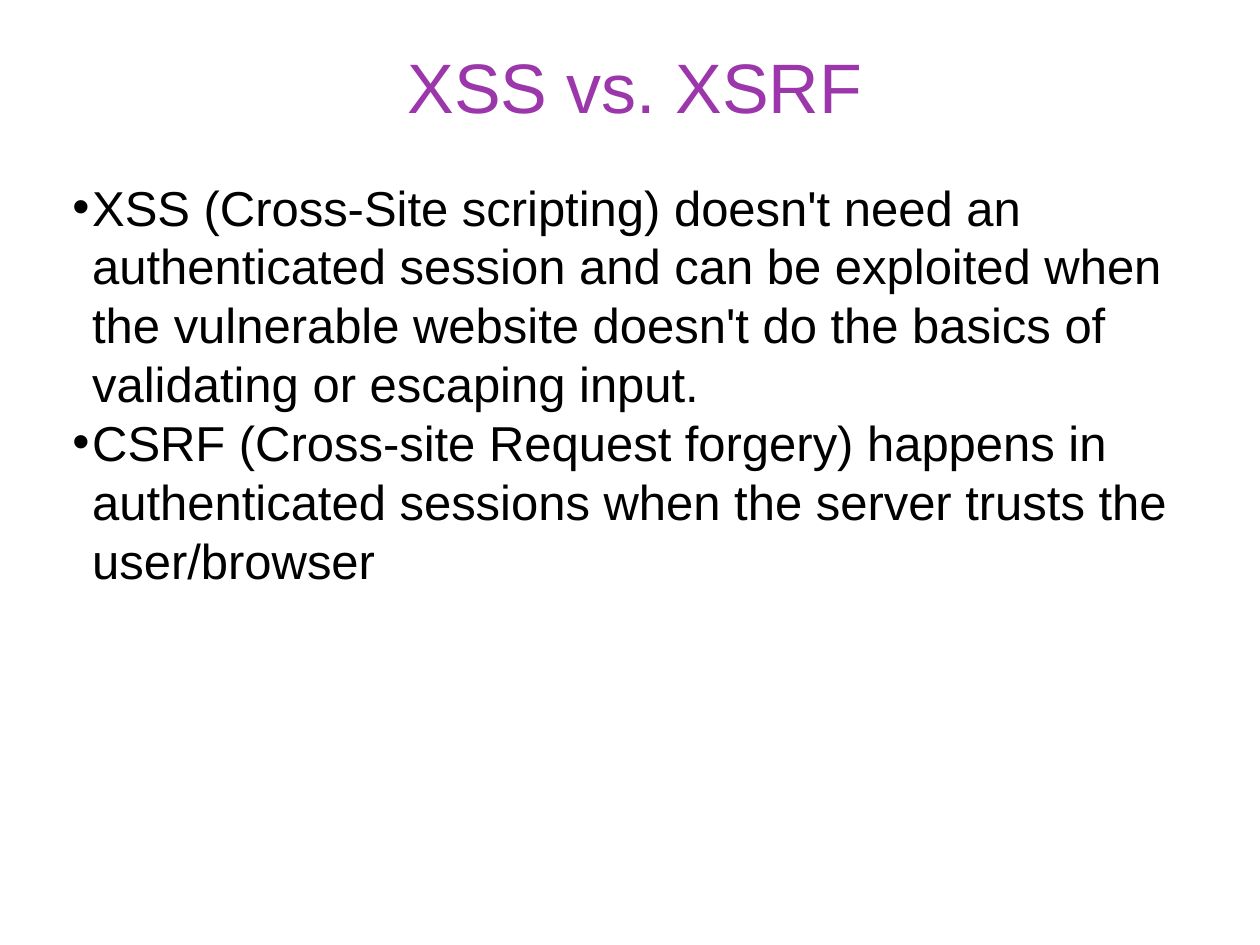
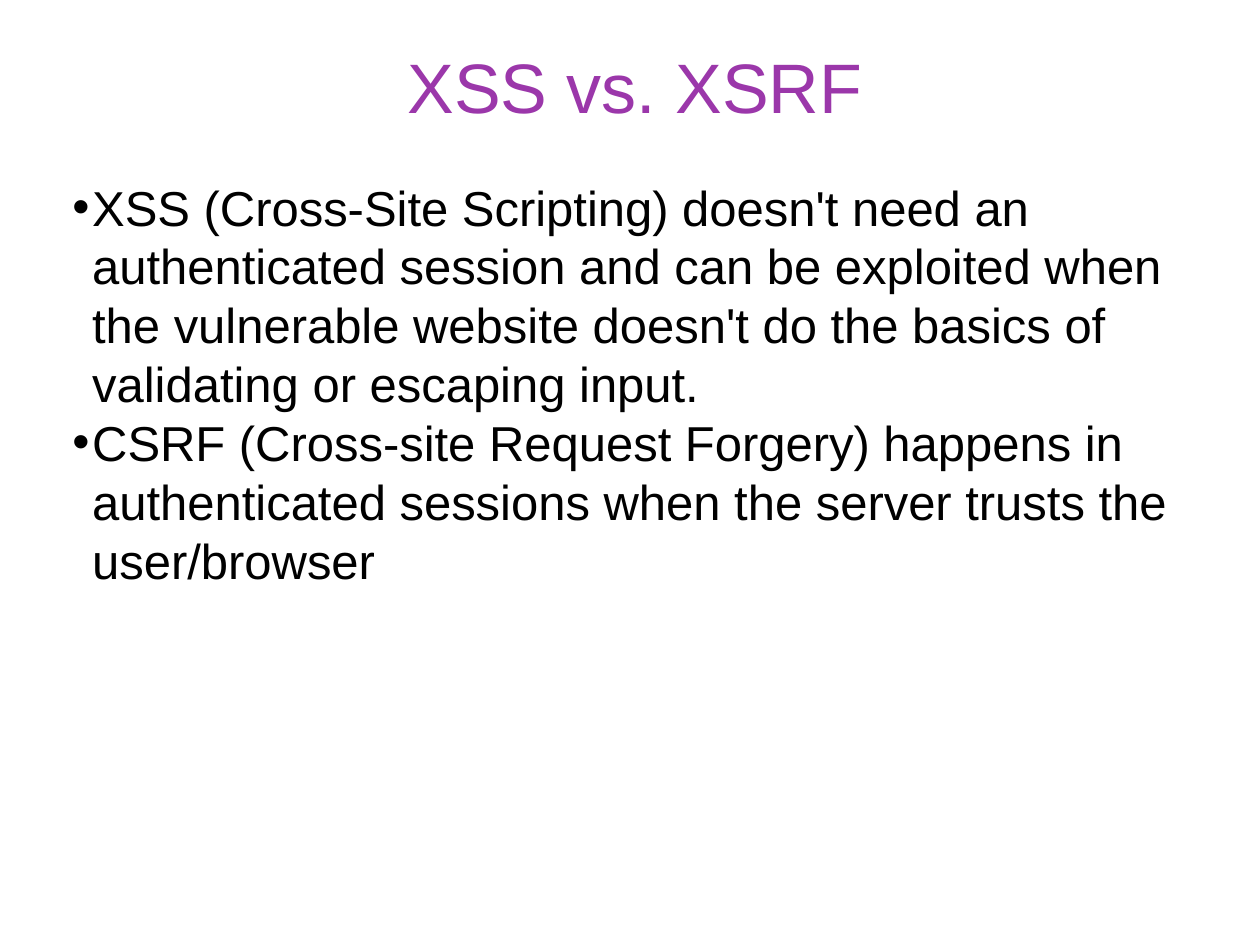
Before and after one commit to gulaoshi/gu.github.io, a slide deck: slide 18 of InfoSec/PPTs/L16-CH25-Web Security.pptx. Drawn at 1260x945 pixels with LibreOffice and Linux fonts; fonts in the diff are those of the drawing. Boxes give left, top, right and bottom in pixels: in the first picture for what was removed or moved away, otherwise in the second. Text is boxed around its words. In the diff, an @@ line names an element or a change of style, - is before the commit and + after.

```diff
--- a/InfoSec/PPTs/L16-CH25-Web Security.pptx
+++ b/InfoSec/PPTs/L16-CH25-Web Security.pptx
@@ text at (x1=92, y1=190, x2=1167, y2=580): text changed @@
-• XSS (Cross-Site scripting) doesn't need an authenticated session and can be exploited when the vulnerable website doesn't do the basics of validating or escaping input.
-• CSRF (Cross-site Request forgery) happens in authenticated sessions when the server trusts the user/browser
+• XSS (Cross-Site Scripting) doesn't need an authenticated session and can be exploited when the vulnerable website doesn't do the basics of validating or escaping input.
+• CSRF (Cross-site Request Forgery) happens in authenticated sessions when the server trusts the user/browser
```
Also in this commit, not shown: 12 other slides changed, 2 slides removed, 3 other files.
